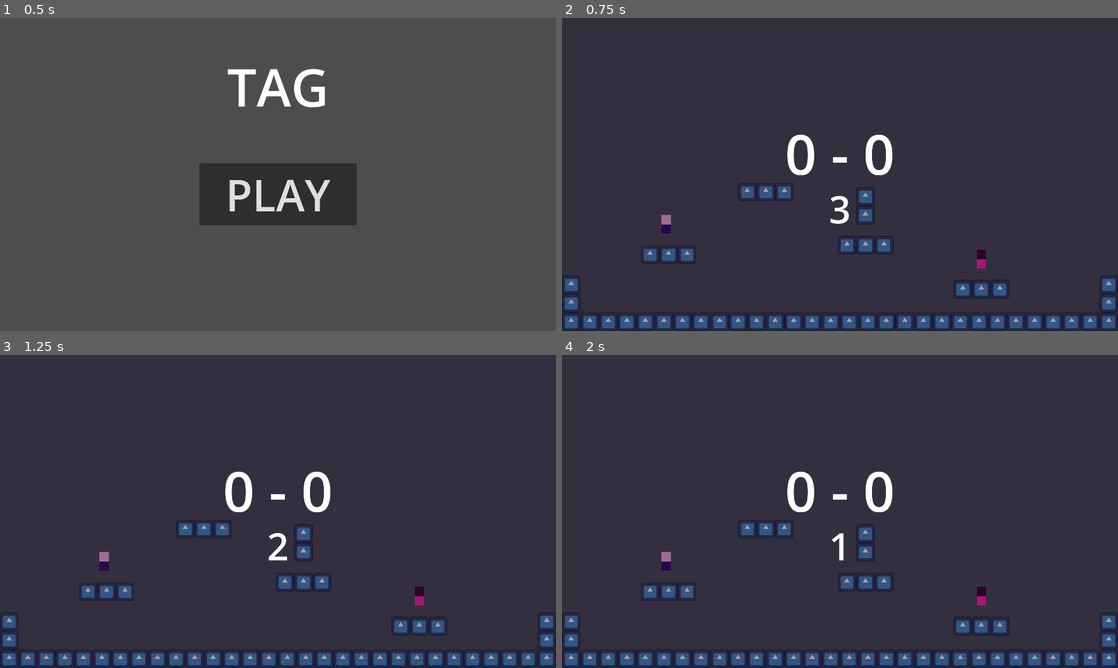
Above: before the commit, frames 1-4 (two rows, left to right).
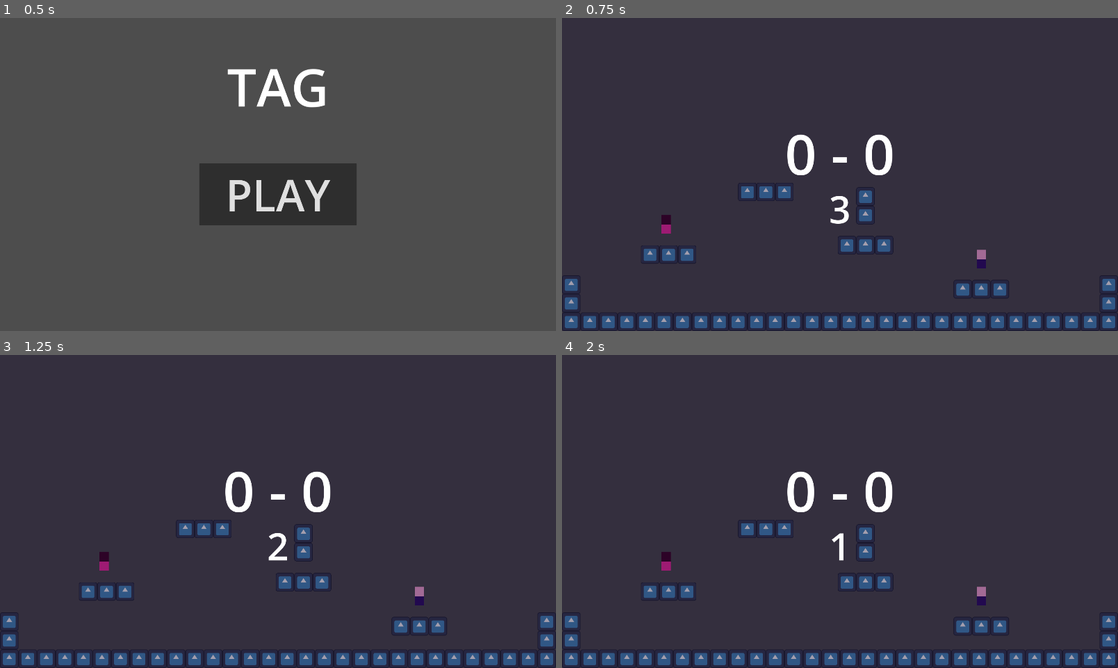
Above: after the commit, the same moments.

Repository: maticstric/tag
Game: Godot game, scene res://project/scenes/main_menu.tscn
Two runs of this game, one before a commit and one after it. Both use one fixed random seed, a clock stepped at 60 frames per second and the inputs below. The engine's default icon, where the game draws it, is replaced by a stand-in: a white triangle on a blue panel in a dark square.
Inputs:
- Up to frame 1 (0.5 s): no input
- Up to frame 2 (0.75 s): click "PLAY" at 0.5 s
- Up to frame 3 (1.25 s): no input
- Up to frame 4 (2 s): no input

Frame 1 is identical in both runs. In frame 2, 0.2% of the frame differs, in the area x 17-77%, y 62-80%; in frame 3, 0.2%; in frame 4, 0.2%.

Commit message:
Switch controls for p1 and p2 to better match score text

Diff:
--- a/project.godot
+++ b/project.godot
@@ -30,42 +30,42 @@
 
 left1={
 "deadzone": 0.5,
-"events": [Object(InputEventKey,"resource_local_to_scene":fa …(140 unchanged characters)… d":false,"keycode":0,"physical_keycode":4194319,"key_label":0,"unicode":0,"location":0,"echo":false,"script":null)
+"events": [Object(InputEventKey,"resource_local_to_scene":fa …(140 unchanged characters)… d":false,"keycode":0,"physical_keycode":65,"key_label":0,"unicode":97,"location":0,"echo":false,"script":null)
 ]
 }
 right1={
 "deadzone": 0.5,
-"events": [Object(InputEventKey,"resource_local_to_scene":fa …(140 unchanged characters)… d":false,"keycode":0,"physical_keycode":4194321,"key_label":0,"unicode":0,"location":0,"echo":false,"script":null)
+"events": [Object(InputEventKey,"resource_local_to_scene":fa …(140 unchanged characters)… d":false,"keycode":0,"physical_keycode":68,"key_label":0,"unicode":100,"location":0,"echo":false,"script":null)
 ]
 }
 jump1={
 "deadzone": 0.5,
-"events": [Object(InputEventKey,"resource_local_to_scene":fa …(140 unchanged characters)… d":false,"keycode":0,"physical_keycode":4194320,"key_label":0,"unicode":0,"location":0,"echo":false,"script":null)
+"events": [Object(InputEventKey,"resource_local_to_scene":fa …(140 unchanged characters)… d":false,"keycode":0,"physical_keycode":87,"key_label":0,"unicode":119,"location":0,"echo":false,"script":null)
 ]
 }
 duck1={
 "deadzone": 0.5,
-"events": [Object(InputEventKey,"resource_local_to_scene":fa …(140 unchanged characters)… d":false,"keycode":0,"physical_keycode":4194322,"key_label":0,"unicode":0,"location":0,"echo":false,"script":null)
+"events": [Object(InputEventKey,"resource_local_to_scene":fa …(140 unchanged characters)… d":false,"keycode":0,"physical_keycode":83,"key_label":0,"unicode":115,"location":0,"echo":false,"script":null)
 ]
 }
 left2={
 "deadzone": 0.5,
-"events": [Object(InputEventKey,"resource_local_to_scene":fa …(140 unchanged characters)… d":false,"keycode":0,"physical_keycode":65,"key_label":0,"unicode":97,"location":0,"echo":false,"script":null)
+"events": [Object(InputEventKey,"resource_local_to_scene":fa …(140 unchanged characters)… d":false,"keycode":0,"physical_keycode":4194319,"key_label":0,"unicode":0,"location":0,"echo":false,"script":null)
 ]
 }
 right2={
 "deadzone": 0.5,
-"events": [Object(InputEventKey,"resource_local_to_scene":fa …(140 unchanged characters)… d":false,"keycode":0,"physical_keycode":68,"key_label":0,"unicode":100,"location":0,"echo":false,"script":null)
+"events": [Object(InputEventKey,"resource_local_to_scene":fa …(140 unchanged characters)… d":false,"keycode":0,"physical_keycode":4194321,"key_label":0,"unicode":0,"location":0,"echo":false,"script":null)
 ]
 }
 jump2={
 "deadzone": 0.5,
-"events": [Object(InputEventKey,"resource_local_to_scene":fa …(140 unchanged characters)… d":false,"keycode":0,"physical_keycode":87,"key_label":0,"unicode":119,"location":0,"echo":false,"script":null)
+"events": [Object(InputEventKey,"resource_local_to_scene":fa …(140 unchanged characters)… d":false,"keycode":0,"physical_keycode":4194320,"key_label":0,"unicode":0,"location":0,"echo":false,"script":null)
 ]
 }
 duck2={
 "deadzone": 0.5,
-"events": [Object(InputEventKey,"resource_local_to_scene":fa …(140 unchanged characters)… d":false,"keycode":0,"physical_keycode":83,"key_label":0,"unicode":115,"location":0,"echo":false,"script":null)
+"events": [Object(InputEventKey,"resource_local_to_scene":fa …(140 unchanged characters)… d":false,"keycode":0,"physical_keycode":4194322,"key_label":0,"unicode":0,"location":0,"echo":false,"script":null)
 ]
 }
 
--- a/project/scenes/levels/level1.tscn
+++ b/project/scenes/levels/level1.tscn
@@ -157,10 +157,10 @@
 script = ExtResource("3_y1sl6")
 
 [node name="1" type="Node2D" parent="SpawnPoints"]
+position = Vector2(360, 712)
+
+[node name="2" type="Node2D" parent="SpawnPoints"]
 position = Vector2(1448, 832)
-
-[node name="2" type="Node2D" parent="SpawnPoints"]
-position = Vector2(360, 712)
 
 [node name="LevelTimer" type="Timer" parent="."]
 one_shot = true
--- a/project/scenes/levels/level2.tscn
+++ b/project/scenes/levels/level2.tscn
@@ -391,10 +391,10 @@
 script = ExtResource("2_tchpu")
 
 [node name="1" type="Node2D" parent="SpawnPoints"]
-position = Vector2(1496, 928)
+position = Vector2(408, 944)
 
 [node name="2" type="Node2D" parent="SpawnPoints"]
-position = Vector2(408, 928)
+position = Vector2(1496, 944)
 
 [node name="LevelTimer" type="Timer" parent="."]
 one_shot = true
@@ -406,7 +406,7 @@
 offset_right = 1280.0
 offset_bottom = 256.0
 theme_override_font_sizes/font_size = 141
-text = "30"
+text = "20"
 horizontal_alignment = 1
 vertical_alignment = 1
 metadata/_edit_use_anchors_ = true
@@ -450,7 +450,7 @@
 grow_horizontal = 2
 grow_vertical = 2
 theme_override_font_sizes/font_size = 131
-text = "3..."
+text = "3"
 horizontal_alignment = 1
 vertical_alignment = 1
 
